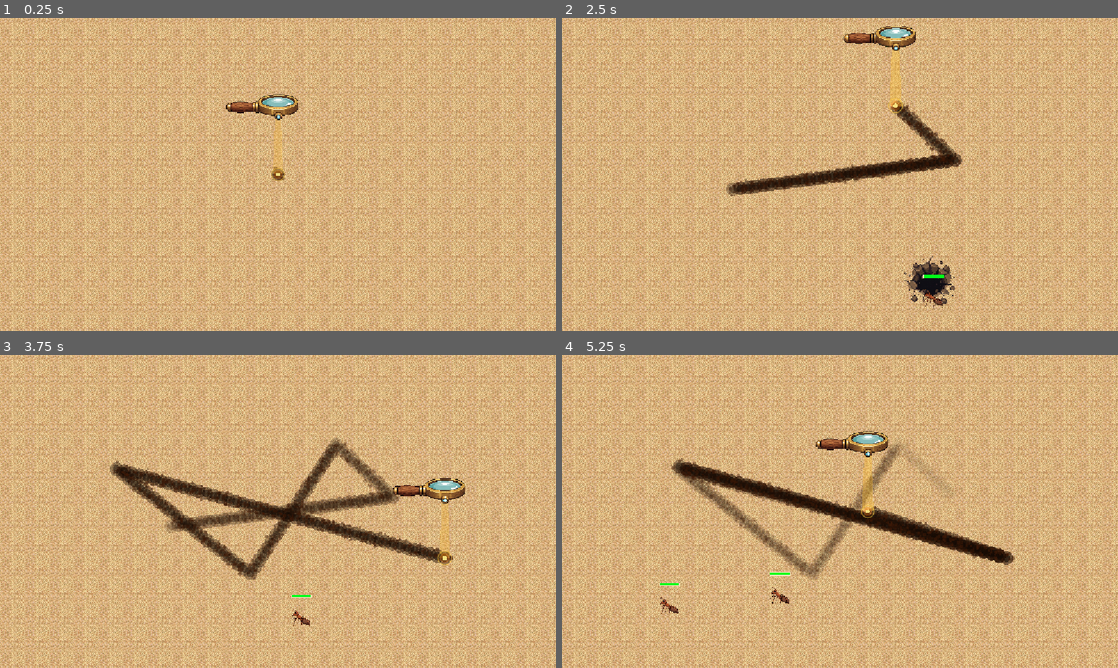
Above: before the commit, frames 1-4 (two rows, left to right).
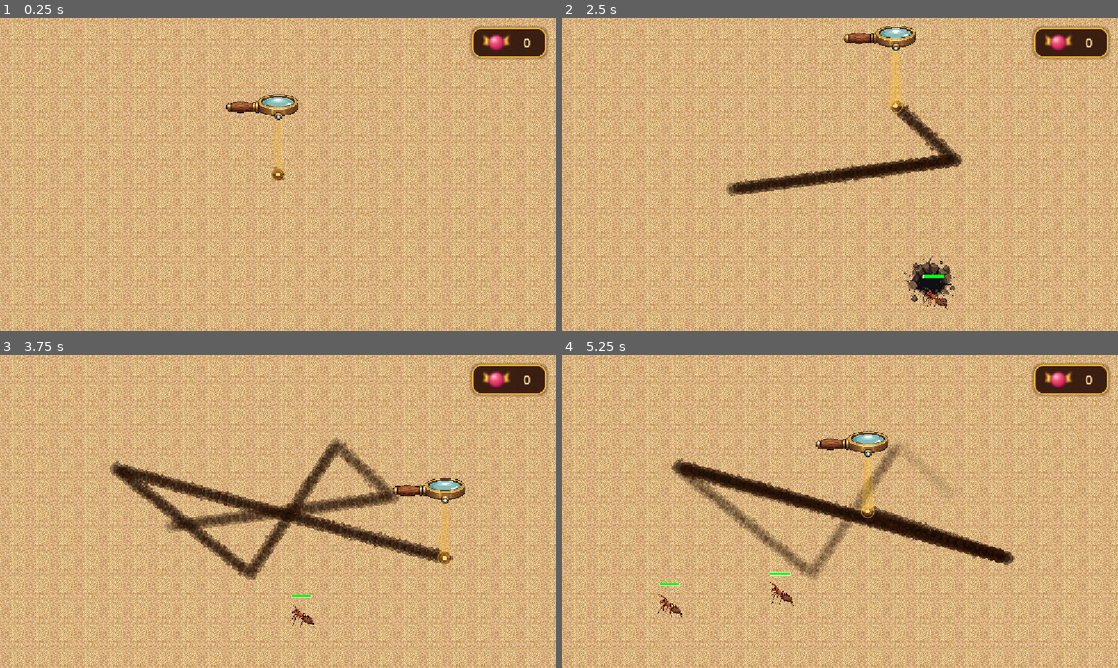
Above: after the commit, the same moments.

Repository: SirChezar/juego
Game: Godot game, scene res://node_2d.tscn
Two runs of this game, one before a commit and one after it. Both use one fixed random seed, a clock stepped at 60 frames per second and the inputs below.
Inputs (mouse positions are in pixels of both pictures, inside the frame that each line leads up to):
- Up to frame 1 (0.25 s): no input
- Up to frame 2 (2.5 s): tap Enter at 0.5, 2 s; move the mouse to (962, 158) at 0.52 s; click (962, 158) at 0.67 s; tap Space at 1.25 s; drag from (728, 190) to (962, 158) at 1.27 s; move the mouse to (895, 105) at 2.02 s; click (895, 105) at 2.17 s
- Up to frame 3 (3.75 s): drag from (250, 574) to (111, 464) at 2.77 s; move the mouse to (444, 558) at 3.52 s; click (444, 558) at 3.67 s
- Up to frame 4 (5.25 s): drag from (673, 464) to (1006, 558) at 4.27 s; move the mouse to (867, 511) at 5.02 s; click (867, 511) at 5.17 s

The runs differ from the first frame. In frame 1, 1.4% of the frame differs, in the area x 84-99%, y 2-14%; in frame 2, 1.5%; in frame 3, 1.5%; in frame 4, 1.6%, in the area x 17-99%, y 2-84%.

Commit message:
Añade caramelos y animación de hormigas

Diff:
--- /dev/null
+++ b/caramelo.gd
@@ -0,0 +1,66 @@
+extends Node2D
+
+signal llego_al_contador
+
+const TEXTURA = preload("res://caramelo.svg")
+const TIEMPO_EN_EL_SUELO := 0.65
+const DURACION_VUELO := 0.6
+const ESCALA_OBJETO := 0.48
+
+var tiempo := 0.0
+var origen_global := Vector2.ZERO
+var punto_de_salida := Vector2.ZERO
+var destino_global := Vector2.ZERO
+var impulso_horizontal := 0.0
+var giro := 0.0
+var iniciado := false
+
+func _ready():
+	z_index = 4
+	var sprite = Sprite2D.new()
+	sprite.texture = TEXTURA
+	add_child(sprite)
+
+	impulso_horizontal = randf_range(-26.0, 26.0)
+	giro = randf_range(-2.8, 2.8)
+	scale = Vector2(0.18, 0.18)
+	set_process(false)
+
+func iniciar(destino: Vector2):
+	origen_global = global_position
+	punto_de_salida = origen_global + Vector2(impulso_horizontal, 18.0)
+	destino_global = destino
+	iniciado = true
+	set_process(true)
+
+func _process(delta):
+	if not iniciado:
+		return
+
+	tiempo += delta
+
+	if tiempo <= TIEMPO_EN_EL_SUELO:
+		_animar_caida(delta)
+		return
+
+	_animar_vuelo(delta)
+
+func _animar_caida(delta: float):
+	var progreso = clampf(tiempo / TIEMPO_EN_EL_SUELO, 0.0, 1.0)
+	var arco = sin(progreso * PI) * 48.0
+	global_position = origen_global.lerp(punto_de_salida, progreso) - Vector2(0.0, arco)
+	rotation += giro * delta
+	var aparicion = minf(progreso / 0.22, 1.0)
+	scale = Vector2.ONE * lerpf(0.18, ESCALA_OBJETO, aparicion)
+
+func _animar_vuelo(delta: float):
+	var progreso = clampf((tiempo - TIEMPO_EN_EL_SUELO) / DURACION_VUELO, 0.0, 1.0)
+	var suavizado = progreso * progreso * (3.0 - 2.0 * progreso)
+	var arco = sin(progreso * PI) * 70.0
+	global_position = punto_de_salida.lerp(destino_global, suavizado) - Vector2(0.0, arco)
+	rotation += giro * 2.4 * delta
+	scale = Vector2.ONE * lerpf(ESCALA_OBJETO, 0.28, suavizado)
+
+	if progreso >= 1.0:
+		llego_al_contador.emit()
+		queue_free()
--- /dev/null
+++ b/caramelo.svg
@@ -0,0 +1,21 @@
+<svg xmlns="http://www.w3.org/2000/svg" width="80" height="52" viewBox="0 0 80 52">
+  <defs>
+    <radialGradient id="centro" cx="35%" cy="28%" r="75%">
+      <stop offset="0" stop-color="#ff9bb3"/>
+      <stop offset="0.45" stop-color="#f34d78"/>
+      <stop offset="1" stop-color="#b81748"/>
+    </radialGradient>
+    <filter id="sombra" x="-30%" y="-40%" width="160%" height="180%">
+      <feGaussianBlur in="SourceAlpha" stdDeviation="2"/>
+      <feOffset dy="3"/>
+      <feComponentTransfer><feFuncA type="linear" slope="0.35"/></feComponentTransfer>
+      <feMerge><feMergeNode/><feMergeNode in="SourceGraphic"/></feMerge>
+    </filter>
+  </defs>
+  <g filter="url(#sombra)" stroke-linejoin="round">
+    <path d="M24 18 7 8l4 14-5 8 17 4z" fill="#ffd34f" stroke="#a85c13" stroke-width="2.5"/>
+    <path d="m56 18 17-10-4 14 5 8-17 4z" fill="#ffd34f" stroke="#a85c13" stroke-width="2.5"/>
+    <ellipse cx="40" cy="26" rx="20" ry="19" fill="url(#centro)" stroke="#781535" stroke-width="3"/>
+    <ellipse cx="34" cy="19" rx="6" ry="4" fill="#ffd5df" opacity="0.78"/>
+  </g>
+</svg>
--- a/hormiga.gd
+++ b/hormiga.gd
@@ -1,4 +1,6 @@
 extends CharacterBody2D
+
+signal muerta(posicion_global: Vector2)
 
 @export var velocidad := 120.0
 @export var vida_maxima := 100.0
@@ -13,7 +15,7 @@
 var dano_ardor_por_segundo := 0.0
 var tiempo_animacion := 0.0
 
-@onready var sprite: Sprite2D = $Sprite2D
+@onready var sprite: AnimatedSprite2D = $Sprite2D
 @onready var llamas = $Llamas
 
 func _ready():
@@ -32,6 +34,7 @@
 		elegir_direccion()
 
 	velocity = direccion * velocidad
+	sprite.flip_h = direccion.x > 0.0
 	move_and_slide()
 
 	# Si chocó con una pared, se aleja en otra dirección.
@@ -65,6 +68,7 @@
 	_actualizar_color()
 
 	if vida_actual <= 0.0:
+		muerta.emit(global_position)
 		queue_free()
 
 func aplicar_quemadura(duracion: float, dano_por_segundo: float):
--- a/hormiga.tscn
+++ b/hormiga.tscn
@@ -1,8 +1,44 @@
 [gd_scene format=3 uid="uid://1v10lnee2id3"]
 
 [ext_resource type="Script" uid="uid://dhlbfelcg7bph" path="res://hormiga.gd" id="1_bo5m2"]
-[ext_resource type="Texture2D" uid="uid://dktqer8i3a75x" path="res://Hormiguita.png" id="2_3imk1"]
+[ext_resource type="Texture2D" path="res://hormiga_caminata.png" id="2_caminata"]
 [ext_resource type="Script" path="res://llamas_hormiga.gd" id="3_llamas"]
+
+[sub_resource type="AtlasTexture" id="AtlasTexture_paso_1"]
+atlas = ExtResource("2_caminata")
+region = Rect2(0, 0, 627, 627)
+
+[sub_resource type="AtlasTexture" id="AtlasTexture_paso_2"]
+atlas = ExtResource("2_caminata")
+region = Rect2(627, 0, 627, 627)
+
+[sub_resource type="AtlasTexture" id="AtlasTexture_paso_3"]
+atlas = ExtResource("2_caminata")
+region = Rect2(0, 627, 627, 627)
+
+[sub_resource type="AtlasTexture" id="AtlasTexture_paso_4"]
+atlas = ExtResource("2_caminata")
+region = Rect2(627, 627, 627, 627)
+
+[sub_resource type="SpriteFrames" id="SpriteFrames_caminata"]
+animations = [{
+"frames": [{
+"duration": 1.0,
+"texture": SubResource("AtlasTexture_paso_1")
+}, {
+"duration": 1.0,
+"texture": SubResource("AtlasTexture_paso_2")
+}, {
+"duration": 1.0,
+"texture": SubResource("AtlasTexture_paso_3")
+}, {
+"duration": 1.0,
+"texture": SubResource("AtlasTexture_paso_4")
+}],
+"loop": true,
+"name": &"caminar",
+"speed": 8.0
+}]
 
 [sub_resource type="CapsuleShape2D" id="CapsuleShape2D_iqefc"]
 radius = 20.0
@@ -12,10 +48,13 @@
 z_index = 2
 script = ExtResource("1_bo5m2")
 
-[node name="Sprite2D" type="Sprite2D" parent="." unique_id=532469519]
+[node name="Sprite2D" type="AnimatedSprite2D" parent="." unique_id=532469519]
+texture_filter = 1
 position = Vector2(15.999999, 33.999996)
 scale = Vector2(0.1, 0.1)
-texture = ExtResource("2_3imk1")
+sprite_frames = SubResource("SpriteFrames_caminata")
+animation = &"caminar"
+autoplay = "caminar"
 
 [node name="Llamas" type="Node2D" parent="."]
 z_index = 2
--- a/node_2d.gd
+++ b/node_2d.gd
@@ -1,4 +1,6 @@
 extends Node2D
+
+const Caramelo = preload("res://caramelo.gd")
 
 @export var escena_hormiga: PackedScene
 @export var cantidad_total := 15
@@ -6,14 +8,22 @@
 @export var zona_de_aparicion := Rect2(100, 100, 800, 450)
 
 @onready var aviso_aparicion: AnimatedSprite2D = $AvisoAparicion
+@onready var contador_caramelos: Label = $Interfaz/ContadorCaramelos/Contenido/Etiqueta
+@onready var icono_caramelo: TextureRect = $Interfaz/ContadorCaramelos/Contenido/Icono
+@onready var contenido_contador: HBoxContainer = $Interfaz/ContadorCaramelos/Contenido
 
 var hormigas_creadas := 0
+var caramelos := 0
 var contador := 0.0
 var intervalo := 1.0
 var anuncio_en_proceso := false
 var posicion_pendiente := Vector2.ZERO
 
 func _ready():
+	_actualizar_contador_caramelos()
+	for hormiga in get_tree().get_nodes_in_group("hormiga"):
+		_registrar_hormiga(hormiga)
+
 	if cantidad_total <= 0:
 		return
 
@@ -56,4 +66,34 @@
 
 	hormiga.global_position = posicion
 	add_child(hormiga)
+	_registrar_hormiga(hormiga)
 	hormigas_creadas += 1
+
+func _registrar_hormiga(hormiga: Node):
+	if not hormiga.has_signal("muerta"):
+		return
+
+	var callable = Callable(self, "_al_morir_hormiga")
+	if not hormiga.is_connected("muerta", callable):
+		hormiga.connect("muerta", callable)
+
+func _al_morir_hormiga(posicion_global: Vector2):
+	var caramelo = Caramelo.new()
+	add_child(caramelo)
+	caramelo.global_position = posicion_global
+	caramelo.llego_al_contador.connect(_al_llegar_caramelo)
+	caramelo.iniciar(icono_caramelo.get_global_rect().get_center())
+
+func _al_llegar_caramelo():
+	caramelos += 1
+	_actualizar_contador_caramelos()
+	_animar_contador()
+
+func _actualizar_contador_caramelos():
+	contador_caramelos.text = str(caramelos)
+
+func _animar_contador():
+	contenido_contador.pivot_offset = contenido_contador.size * 0.5
+	contenido_contador.scale = Vector2(1.2, 1.2)
+	var animacion = create_tween()
+	animacion.tween_property(contenido_contador, "scale", Vector2.ONE, 0.22).set_trans(Tween.TRANS_BACK).set_ease(Tween.EASE_OUT)
--- a/node_2d.tscn
+++ b/node_2d.tscn
@@ -7,6 +7,7 @@
 [ext_resource type="Texture2D" uid="uid://dvlf145medvi3" path="res://agujero_grande_superior.png" id="4_agujero_superior"]
 [ext_resource type="Texture2D" uid="uid://d2xxhtbu3v2ag" path="res://agujero_grande_inferior.png" id="5_agujero_inferior"]
 [ext_resource type="PackedScene" path="res://lupa.tscn" id="6_lupa"]
+[ext_resource type="Texture2D" path="res://caramelo.svg" id="7_caramelo"]
 
 [sub_resource type="SpriteFrames" id="SpriteFrames_aviso_aparicion"]
 animations = [{
@@ -39,6 +40,24 @@
 [sub_resource type="SegmentShape2D" id="SegmentShape2D_r44rn"]
 a = Vector2(1151, -80)
 b = Vector2(1155, 736)
+
+[sub_resource type="StyleBoxFlat" id="StyleBoxFlat_contador"]
+content_margin_left = 18.0
+content_margin_top = 10.0
+content_margin_right = 18.0
+content_margin_bottom = 10.0
+bg_color = Color(0.18, 0.075, 0.035, 0.88)
+border_width_left = 3
+border_width_top = 3
+border_width_right = 3
+border_width_bottom = 3
+border_color = Color(1, 0.72, 0.18, 0.95)
+corner_radius_top_left = 18
+corner_radius_top_right = 18
+corner_radius_bottom_right = 18
+corner_radius_bottom_left = 18
+shadow_color = Color(0, 0, 0, 0.35)
+shadow_size = 6
 
 [node name="Node2D" type="Node2D" unique_id=358160149]
 script = ExtResource("1_0hol4")
@@ -81,3 +100,40 @@
 
 [node name="derecha" type="CollisionShape2D" parent="limites" unique_id=2126060547]
 shape = SubResource("SegmentShape2D_r44rn")
+
+[node name="Interfaz" type="CanvasLayer" parent="."]
+layer = 10
+
+[node name="ContadorCaramelos" type="PanelContainer" parent="Interfaz"]
+anchors_preset = 1
+anchor_left = 1.0
+anchor_right = 1.0
+offset_left = -174.0
+offset_top = 20.0
+offset_right = -20.0
+offset_bottom = 82.0
+grow_horizontal = 0
+theme_override_styles/panel = SubResource("StyleBoxFlat_contador")
+
+[node name="Contenido" type="HBoxContainer" parent="Interfaz/ContadorCaramelos"]
+layout_mode = 2
+theme_override_constants/separation = 10
+alignment = 1
+
+[node name="Icono" type="TextureRect" parent="Interfaz/ContadorCaramelos/Contenido"]
+custom_minimum_size = Vector2(64, 42)
+layout_mode = 2
+texture = ExtResource("7_caramelo")
+expand_mode = 3
+stretch_mode = 5
+
+[node name="Etiqueta" type="Label" parent="Interfaz/ContadorCaramelos/Contenido"]
+custom_minimum_size = Vector2(42, 0)
+layout_mode = 2
+theme_override_colors/font_color = Color(1, 0.91, 0.66, 1)
+theme_override_colors/font_outline_color = Color(0.22, 0.05, 0.02, 1)
+theme_override_constants/outline_size = 5
+theme_override_font_sizes/font_size = 26
+text = "0"
+horizontal_alignment = 1
+vertical_alignment = 1
Not shown, added: caramelo.gd.uid
Not shown, added: caramelo.svg.import
Binary file added: hormiga_caminata.png
Not shown, added: hormiga_caminata.png.import
